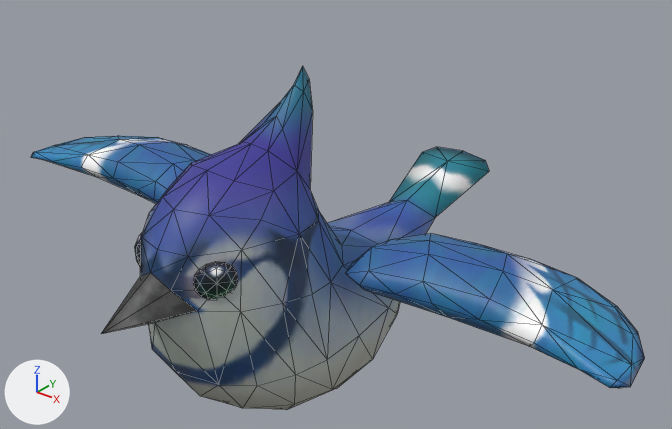
An edit to the glTF model public/models/Bird (Forest)/Bird (Forest).glb, drawn before and after from the same camera.
One viewpoint serves both versions: a 50 mm camera at (1.015, -1.121, 1.103) aimed at (0.019, 0.124, 0.331). Lighting does not change. The marker at lower left points along +X, +Y and +Z. The first picture is the older version. Mesh edges are drawn as thin lines. Where no turn or scale is listed for an object, it has been applied to the vertices. Vertices at exactly the same position are counted once.

The first picture shows 'BirdForest__BodyMT'.
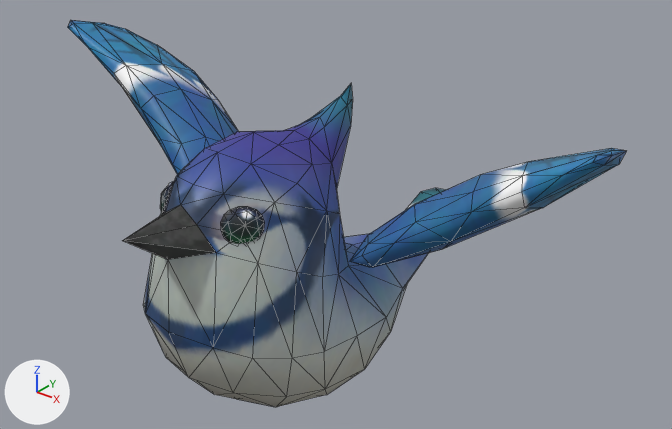
What differs and where, as boxes [x1, y1, x2, y2] in the pictures (672 x 429 px; the box of a moved part takes in the faces that stretch with it):
'BirdForest__BodyMT', reshaped (9% narrower, 13% taller)
    before: [31, 66, 645, 409]
    after: [68, 20, 626, 407]
part 1 of me_birdforest__bodymt, moved or reshaped
    before: [345, 233, 645, 388]
    after: [350, 148, 626, 267]
part 2 of me_birdforest__bodymt, moved or reshaped
    before: [31, 136, 211, 204]
    after: [68, 20, 239, 175]
part 3 of me_birdforest__bodymt, moved or reshaped
    before: [135, 232, 143, 268]
    after: [160, 181, 174, 214]
part 4 of me_birdforest__bodymt, moved or reshaped
    before: [193, 262, 238, 299]
    after: [220, 206, 265, 244]
part 5 of me_birdforest__bodymt, moved or reshaped
    before: [101, 66, 489, 409]
    after: [122, 84, 445, 407]

The change, as a list of edits to the scene's bpy script:
```text
Change me_birdforest__bodymt:
    used by ob_birdforest__bodymt; location = (0.0, 0.0, 0.0)
    remove me_birdforest__bodymt.from_pydata(...)  # 277 vertices, 506 faces; spans x -0.678..0.678, y -0.417..0.615, z 0.007..0.635
    add me_birdforest__bodymt.from_pydata(...)  # 277 vertices, 506 faces; spans x -0.581..0.581, y -0.359..0.619, z 0.003..0.632
    me_birdforest__bodymt part 1: the loose piece of 51 vertices spanning x 0.169..0.678, y -0.079..0.164, z 0.303..0.392 is multiplied about its middle by the matrix ((0.819, 0.0, -0.574), (0.1, 0.985, 0.142), (0.565, -0.174, 0.807)), then moved by (-0.055, 0.045, 0.129)
    me_birdforest__bodymt part 2: the loose piece of 51 vertices spanning x -0.678..-0.169, y -0.079..0.164, z 0.303..0.392 is multiplied about its middle by the matrix ((0.819, 0.0, 0.574), (-0.1, 0.985, 0.142), (-0.565, -0.174, 0.807)), then moved by (0.055, 0.045, 0.129)
    me_birdforest__bodymt part 3: the loose piece of 25 vertices spanning x -0.108..-0.061, y -0.282..-0.23, z 0.348..0.412 is turned -22 degrees about the x axis through its middle, then moved by (0.0, 0.064, 0.07)
    me_birdforest__bodymt part 4: the loose piece of 25 vertices spanning x 0.061..0.108, y -0.282..-0.23, z 0.348..0.412 is turned -22 degrees about the x axis through its middle, then moved by (0.0, 0.064, 0.07)
    me_birdforest__bodymt part 5: 125 of 277 vertices moved; they spanned x -0.181..0.181, y -0.417..0.615, z 0.007..0.635 and now span x -0.181..0.181, y -0.359..0.619, z 0.003..0.57; mean shift (0.0, 0.03, -0.001); largest move (0.0, 0.057, 0.635) -> (0.0, 0.193, 0.57)
```
